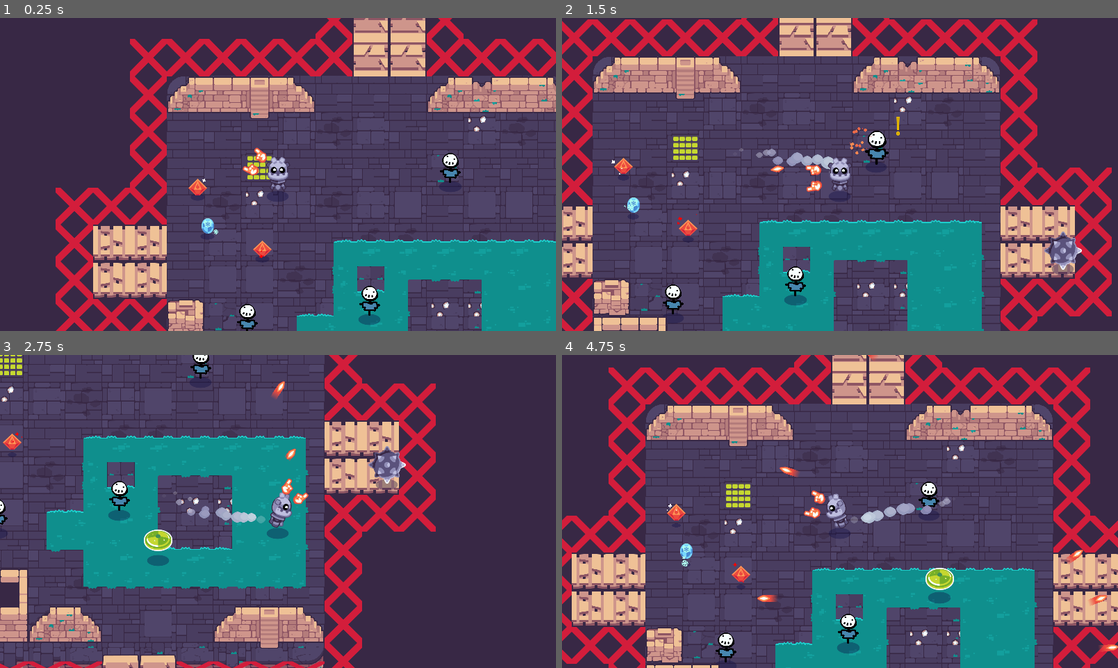
Above: before the commit, frames 1-4 (two rows, left to right).
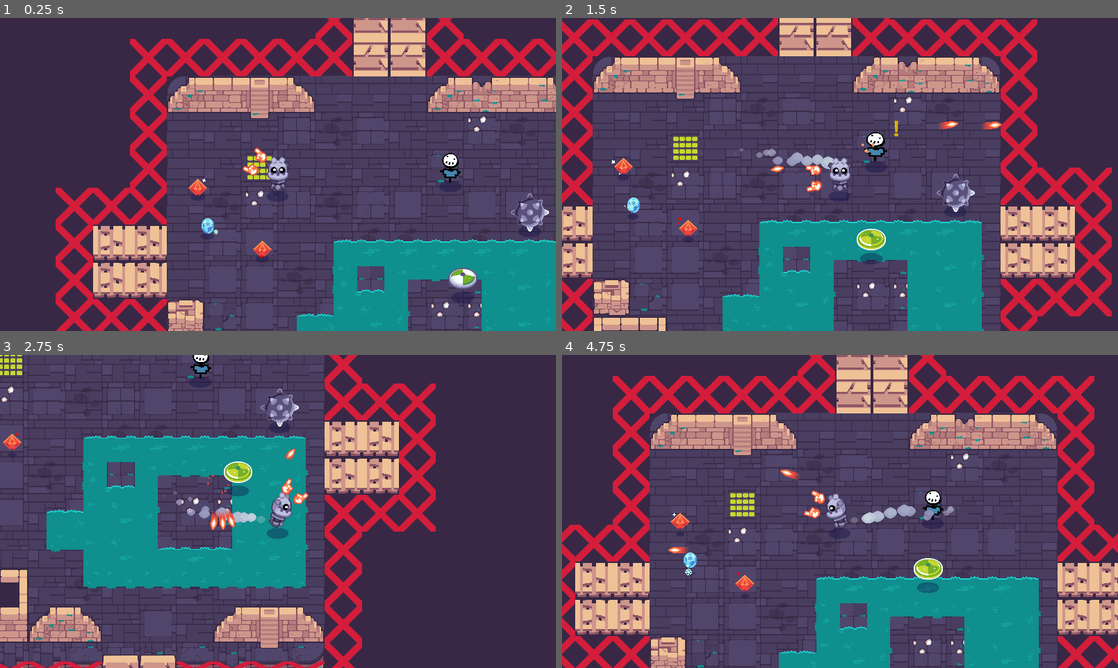
Above: after the commit, the same moments.

Repository: Tyler-Henson/GodotFinalChallenge
Game: Godot game, scene res://rooms/TestRoom.tscn
Two runs of this game, one before a commit and one after it. Both use one fixed random seed, a clock stepped at 60 frames per second and the inputs below. Sound files missing from this copy of the repository are replaced by a short silence.
Inputs (mouse positions are in pixels of both pictures, inside the frame that each line leads up to):
- Up to frame 1 (0.25 s): no input
- Up to frame 2 (1.5 s): move the mouse to (962, 158) at 0.52 s; press the mouse at (962, 158) at 0.53 s; hold D (move_right) 0.53-1.28 s; move the mouse to (728, 190) at 1.27 s; release the mouse at (728, 190) at 1.28 s; hold S (move_down) from 1.28 s (still down); click (728, 190) at 1.35 s
- Up to frame 3 (2.75 s): move the mouse to (333, 442) at 2.02 s; release S (move_down) at 2.03 s; press the mouse at (333, 442) at 2.03 s; hold D (move_right) from 2.03 s (still down)
- Up to frame 4 (4.75 s): move the mouse to (812, 574) at 2.77 s; release D (move_right) at 2.78 s; release the mouse at (812, 574) at 2.78 s; hold W (move_up) 2.78-3.53 s; click (812, 574) at 2.85 s; move the mouse to (1006, 558) at 3.52 s; press the mouse at (1006, 558) at 3.53 s; hold A (move_left) from 3.53 s (still down); move the mouse to (673, 464) at 4.27 s; release the mouse at (673, 464) at 4.28 s; click (673, 464) at 4.35 s

The runs differ from the first frame. In frame 1, 1.1% of the frame differs, in the area x 42-99%, y 56-100%; in frame 2, 2.2%; in frame 3, 2.3%; in frame 4, 39%, in the area x 0-100%, y 0-100%.

Commit message:
fixed bomb mob

Diff:
--- a/mobs/Mob.tscn
+++ b/mobs/Mob.tscn
@@ -7,7 +7,7 @@
 [ext_resource path="res://mobs/kill.wav" type="AudioStream" id=5]
 
 [sub_resource type="CircleShape2D" id=1]
-radius = 49.3555
+radius = 20.0
 
 [sub_resource type="CircleShape2D" id=5]
 resource_local_to_scene = true
--- a/mobs/bomb/Bomb.tscn
+++ b/mobs/bomb/Bomb.tscn
@@ -237,7 +237,6 @@
 
 [node name="ShockArea" type="Area2D" parent="." index="10"]
 collision_layer = 0
-collision_mask = 3
 monitoring = false
 monitorable = false
 
--- /dev/null
+++ b/mobs/sword/Sword.gd
@@ -0,0 +1,108 @@
+extends Mob
+
+onready var RayCastLOS := $RayCast2D
+onready var sword_sprite := $Sprite
+onready var cooldowntimer := $CoolDownTimer
+onready var before_attack_timer := $BeforeAttackTimer
+onready var attack_timer := $AttackTimer
+onready var lunge_timer := $LungeTimer
+onready var hurt_area := $Sprite/HurtArea
+
+var idle_rotation_speed := 0.037
+var is_attacking := false
+var is_lungeing := false
+var angle_to_target := 0.0
+var direction_to_target := Vector2.ZERO
+var attack_on_cooldown := true
+
+
+func _ready() -> void:
+	attack_timer.connect("timeout", self, "_on_AttackTimer_timeout")
+	lunge_timer.connect("timeout", self, "_on_LungeTimer_timeout")
+	hurt_area.connect("body_entered", self, "_on_HurtArea_body_entered")
+
+func _physics_process(delta: float) -> void:
+	if not is_lungeing and not is_attacking:
+		spin_sword()
+	if is_attacking:
+		pass
+	elif not _target or not in_line_of_sight():
+		return
+
+	if is_lungeing:
+		_velocity = direction_to_target * 5
+		_velocity = move_and_slide(_velocity, Vector2.ZERO)
+	elif is_attacking:
+		return
+	elif _target_within_range:
+		orbit_target()
+	else:
+		follow(_target.global_position)
+
+
+func in_line_of_sight():
+	RayCastLOS.look_at(_target.global_position)
+	RayCastLOS.force_raycast_update()
+
+	if RayCastLOS.get_collider() is KinematicBody2D:
+		return true
+	else:
+		#_target = null
+		_sprite_alert.visible = false
+		return false
+
+
+func spin_sword():
+	_sprite_alert.visible = true
+	sword_sprite.rotate(idle_rotation_speed)
+
+
+# Called when the player is within attack range.
+func _on_AttackArea_body_entered(body: Robot) -> void:
+	_target_within_range = true
+	before_attack_timer.start()
+
+
+func _on_AttackArea_body_exited(_body: Robot) -> void:
+	_target_within_range = false
+	before_attack_timer.stop()
+
+
+#halts the sword and orients it toward the player
+#starts next timer
+func _on_BeforeAttackTimer_timeout() -> void:
+	#sword_sprite.look_at(_target.position)
+	direction_to_target = _target.global_position - global_position
+	angle_to_target = transform.x.angle_to(direction_to_target)
+	sword_sprite.rotation = angle_to_target
+	is_attacking = true
+	attack_timer.start()
+
+
+#The the halted sword then lunges at the already set location
+#starts lungetimer which will stop the attack
+func _on_AttackTimer_timeout():
+	is_lungeing = true
+	lunge_timer.start()
+
+
+func _on_LungeTimer_timeout():
+	is_lungeing = false
+	is_attacking = false
+	cooldowntimer.start()
+	attack_on_cooldown = false
+
+
+func _on_CoolDownTimer_timeout() -> void:
+	attack_on_cooldown = true
+	pass
+
+
+func _on_DetectionArea_body_exited(_body: Robot) -> void:
+	#_target = null
+	#_sprite_alert.visible = false
+	pass
+
+func _on_HurtArea_body_entered(body: Node):
+	if body is Robot:
+		body.take_damage(damage)
--- /dev/null
+++ b/mobs/sword/Sword.tscn
@@ -0,0 +1,54 @@
+[gd_scene load_steps=8 format=2]
+
+[ext_resource path="res://mobs/Mob.tscn" type="PackedScene" id=1]
+[ext_resource path="res://mobs/sword/Sword.gd" type="Script" id=2]
+[ext_resource path="res://mobs/sword/sword_active.png" type="Texture" id=3]
+[ext_resource path="res://mobs/sword/sword_inactive.png" type="Texture" id=4]
+
+[sub_resource type="CircleShape2D" id=1]
+resource_local_to_scene = true
+radius = 500.0
+
+[sub_resource type="CircleShape2D" id=2]
+resource_local_to_scene = true
+radius = 350.0
+
+[sub_resource type="CapsuleShape2D" id=3]
+radius = 23.0
+height = 64.0
+
+[node name="Sword" instance=ExtResource( 1 )]
+script = ExtResource( 2 )
+
+[node name="CollisionShape2D" parent="DetectionArea" index="0"]
+shape = SubResource( 1 )
+
+[node name="CollisionShape2D" parent="AttackArea" index="0"]
+shape = SubResource( 2 )
+
+[node name="Sprite" parent="." index="3"]
+texture = ExtResource( 4 )
+
+[node name="Alert" parent="Sprite" index="0"]
+texture = ExtResource( 3 )
+
+[node name="HurtArea" type="Area2D" parent="Sprite" index="1"]
+collision_layer = 0
+monitorable = false
+
+[node name="CollisionShape2D" type="CollisionShape2D" parent="Sprite/HurtArea" index="0"]
+position = Vector2( 17, 0 )
+rotation = 1.5708
+shape = SubResource( 3 )
+
+[node name="AttackTimer" type="Timer" parent="." index="9"]
+wait_time = 0.5
+one_shot = true
+
+[node name="LungeTimer" type="Timer" parent="." index="10"]
+one_shot = true
+
+[node name="RayCast2D" type="RayCast2D" parent="." index="12"]
+enabled = true
+cast_to = Vector2( 2000, 0 )
+collision_mask = 17
--- a/rooms/TestRoom.tscn
+++ b/rooms/TestRoom.tscn
@@ -7,8 +7,8 @@
 [ext_resource path="res://mobs/dummy/Dummy.tscn" type="PackedScene" id=5]
 [ext_resource path="res://pickups/fire_spells/PickupSpellFireBasic.tscn" type="PackedScene" id=6]
 [ext_resource path="res://pickups/fire_spells/PickupSpellFireRapid.tscn" type="PackedScene" id=7]
-[ext_resource path="res://mobs/shield/Shield.tscn" type="PackedScene" id=8]
-[ext_resource path="res://mobs/bomb/Bomb.tscn" type="PackedScene" id=9]
+[ext_resource path="res://mobs/bomb/Bomb.tscn" type="PackedScene" id=8]
+[ext_resource path="res://mobs/shield/Shield.tscn" type="PackedScene" id=9]
 
 [node name="TestRoom" type="YSort"]
 
@@ -72,17 +72,11 @@
 [node name="Dummy" parent="Mobs" instance=ExtResource( 5 )]
 position = Vector2( 979, 318 )
 
-[node name="Dummy2" parent="Mobs" instance=ExtResource( 5 )]
-position = Vector2( 700, 776 )
+[node name="Bomb" parent="Mobs" instance=ExtResource( 8 )]
+position = Vector2( 1253, 472 )
 
-[node name="Dummy3" parent="Mobs" instance=ExtResource( 5 )]
-position = Vector2( 277, 839 )
-
-[node name="Bomb" parent="Mobs" instance=ExtResource( 9 )]
-position = Vector2( 1624, 670 )
-
-[node name="Shield" parent="Mobs" instance=ExtResource( 8 )]
-position = Vector2( 771, 1099 )
+[node name="Shield" parent="Mobs" instance=ExtResource( 9 )]
+position = Vector2( 1022, 700 )
 
 [node name="Items" type="Node2D" parent="."]
 __meta__ = {
